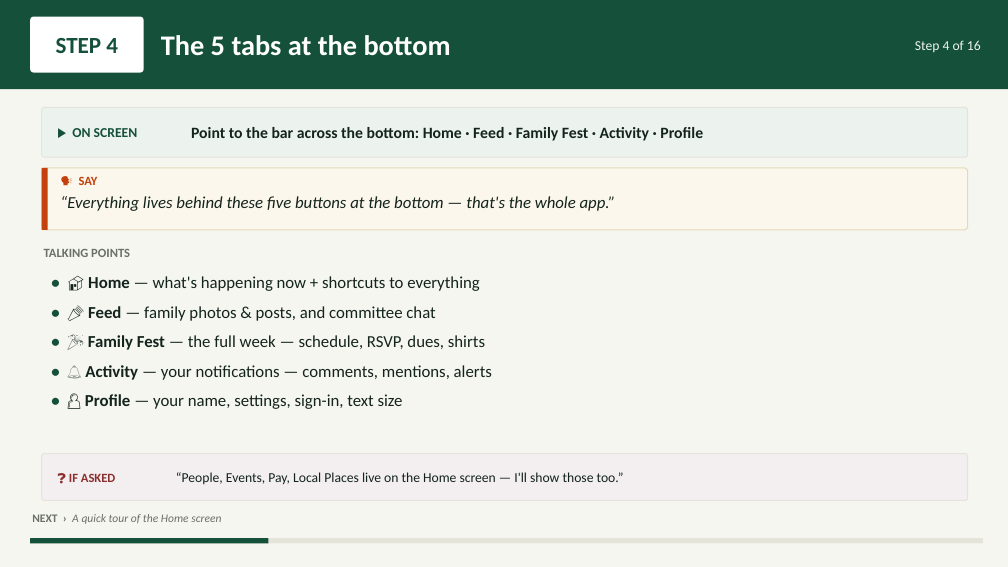
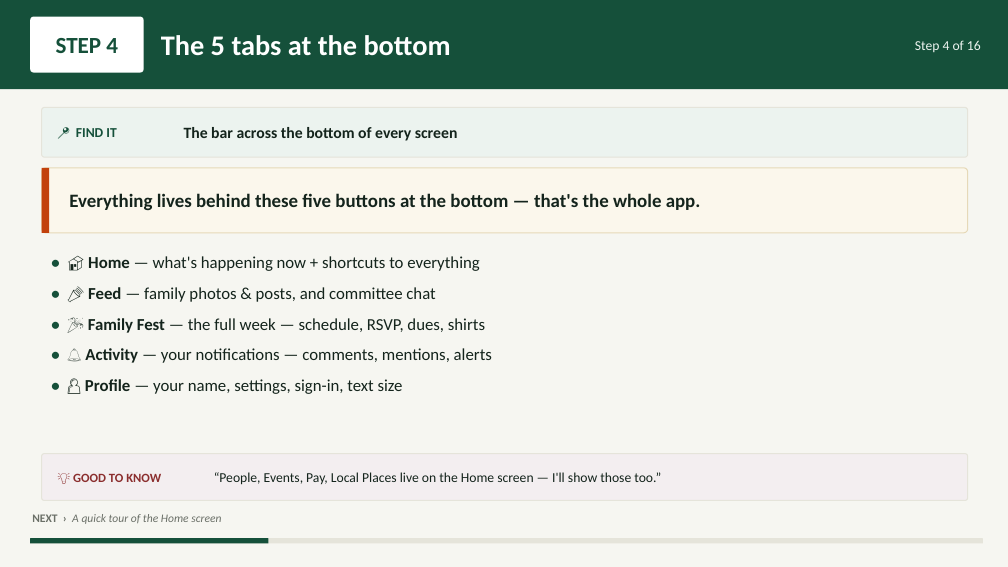
Before and after one commit to btheis15/mlr-app, a slide deck: slide 5 of presentation/MLR-App-Presentation.pptx. Drawn at 1008x567 pixels with LibreOffice and Linux fonts; fonts in the diff are those of the drawing. Boxes give left, top, right and bottom in pixels: in the first picture for what was removed or moved away, otherwise in the second. Text is boxed around its words. In the diff, an @@ line names an element or a change of style, - is before the commit and + after.

```diff
--- a/presentation/MLR-App-Presentation.pptx
+++ b/presentation/MLR-App-Presentation.pptx
@@ text at box(76, 128, 116, 137): text changed @@
-▶ ON SCREEN
+📍 FIND IT
@@ text at box(184, 127, 458, 141): text changed @@
-Point to the bar across the bottom: Home · Feed · Family Fest · Activity · Profile
+The bar across the bottom of every screen
@@ text "Everything lives behind these five ..." at box(69, 193, 701, 210): vertical alignment top to middle @@
@@ text removed at box(79, 176, 98, 185) @@
-🗣 SAY
@@ text at box(69, 193, 701, 210): text changed; size 16 to 18 pt; bold on; italic off @@
-“Everything lives behind these five buttons at the bottom — that's the whole app.”
+Everything lives behind these five buttons at the bottom — that's the whole app.
@@ text removed at box(44, 249, 130, 257) @@
-TALKING POINTS
@@ text "• 🏠 Home — what's ...": place and size @@
-text "• 🏠 Home — what's ..." at box(85, 276, 492, 409)
+text "• 🏠 Home — what's ..." at box(85, 256, 492, 394)
@@ text "• 🏠 Home — what's ..." at box(85, 256, 492, 394): more space between paragraphs @@
@@ text removed at box(69, 473, 116, 482) @@
-❓ IF ASKED
@@ text added at box(73, 473, 161, 482), 12 pt, text #8B2E2E, bold @@
+💡 GOOD TO KNOW
@@ text "“People, Events, Pay, Local Places ...": place and size @@
-text "“People, Events, Pay, Local Places ..." at box(176, 472, 624, 484)
+text "“People, Events, Pay, Local Places ..." at box(214, 472, 661, 485)
```
Also in this commit, not shown: 14 other slides changed, 1 other file.
